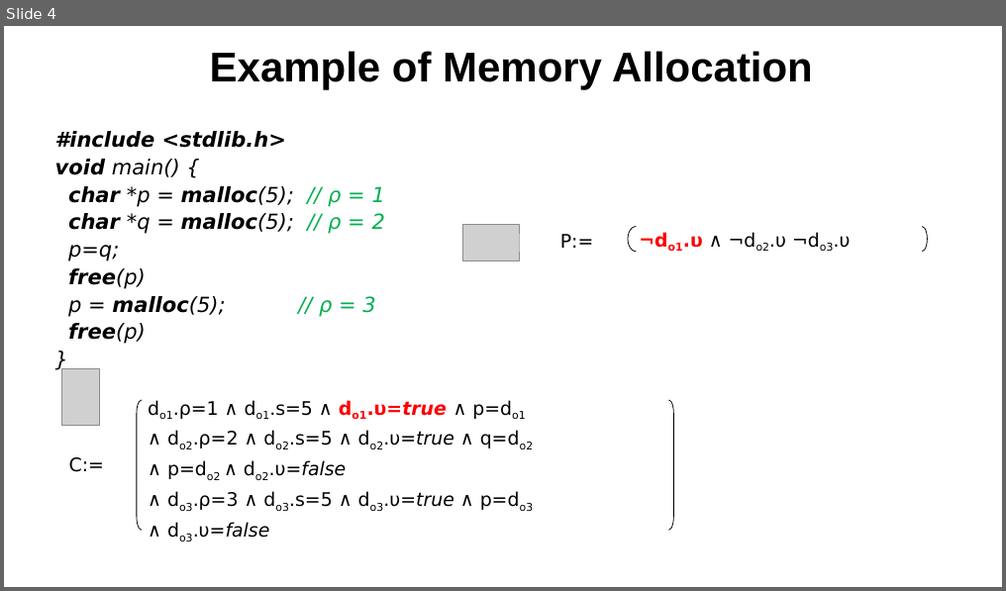
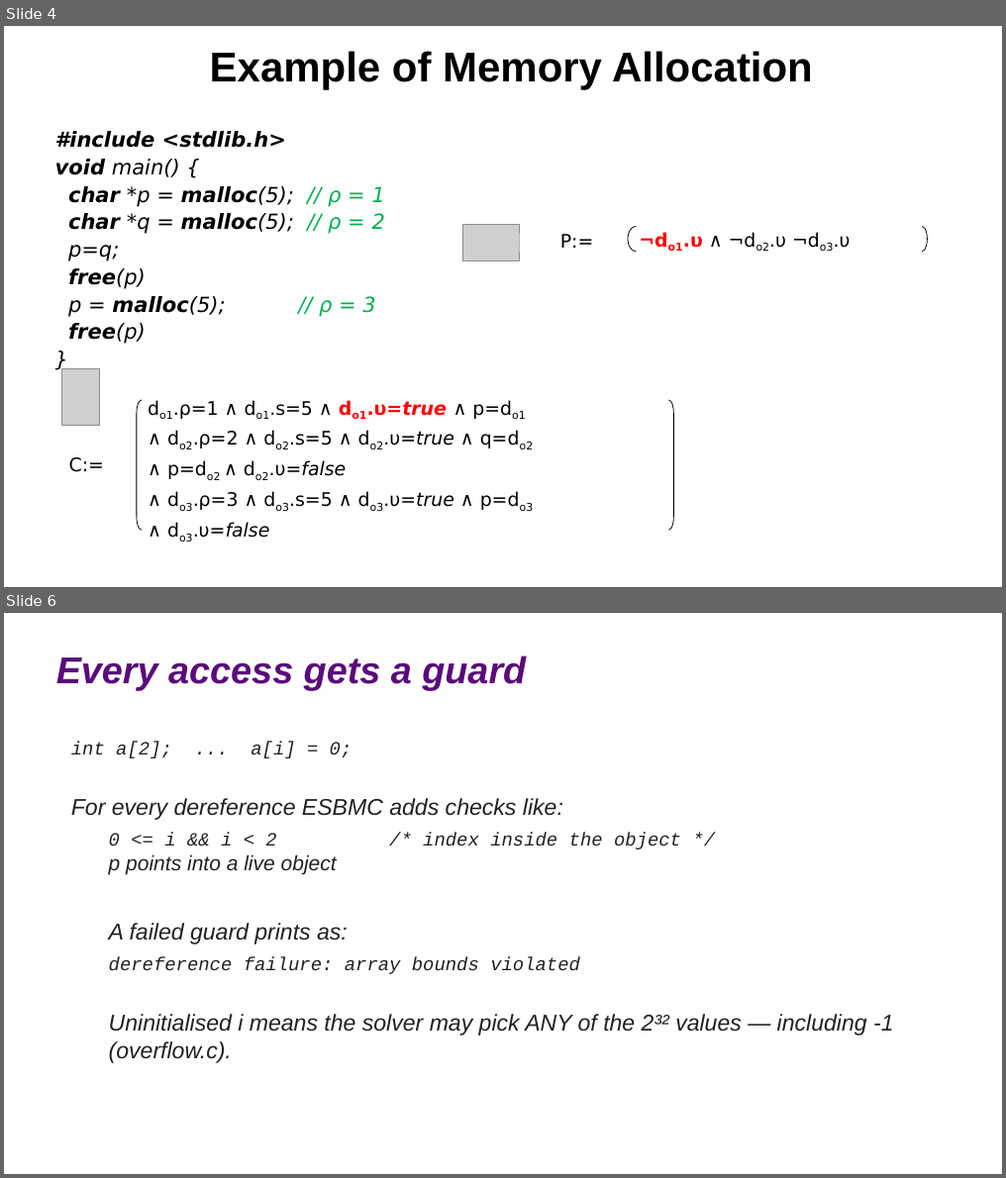
Before and after one commit to lucasccordeiro/unifei, a slide deck: slides/session2/02-memory-model.pptx. Shown one above the other, each under a label of ours: slide 4 before the commit, slides 4 and 6 after it; the slides between them are not shown. The pictures are 1006x591 and 1006x1178 pixels, drawn with LibreOffice and Linux fonts; fonts in the diff are those of the drawing; grey boxes stand for pictures. Boxes give left, top, right and bottom in pixels: in the first picture for what was removed or moved away, otherwise in the second. Text is boxed around its words. In the diff, an @@ line names an element or a change of style, - is before the commit and + after.

```diff
--- a/slides/session2/02-memory-model.pptx
+++ b/slides/session2/02-memory-model.pptx
@@ slide 6 added at [4,613,1002,1174], background #FFFFFF @@
@@ text added at [56,656,526,691], 36 pt, text #5A0A7A, bold, italic @@
+Every access gets a guard
@@ text added at [71,742,894,1063], 22 pt, text #212121, italic @@
+int a[2]; ... a[i] = 0;
+For every dereference ESBMC adds checks like:
+  0 <= i && i < 2 /* index inside the object */
+  p points into a live object
+A failed guard prints as:
+  dereference failure: array bounds violated
+Uninitialised i means the solver may pick ANY of the 2³² values — including -1 (overflow.c).
```
Also in this commit, not shown: 4 other slides added, 12 other files.
